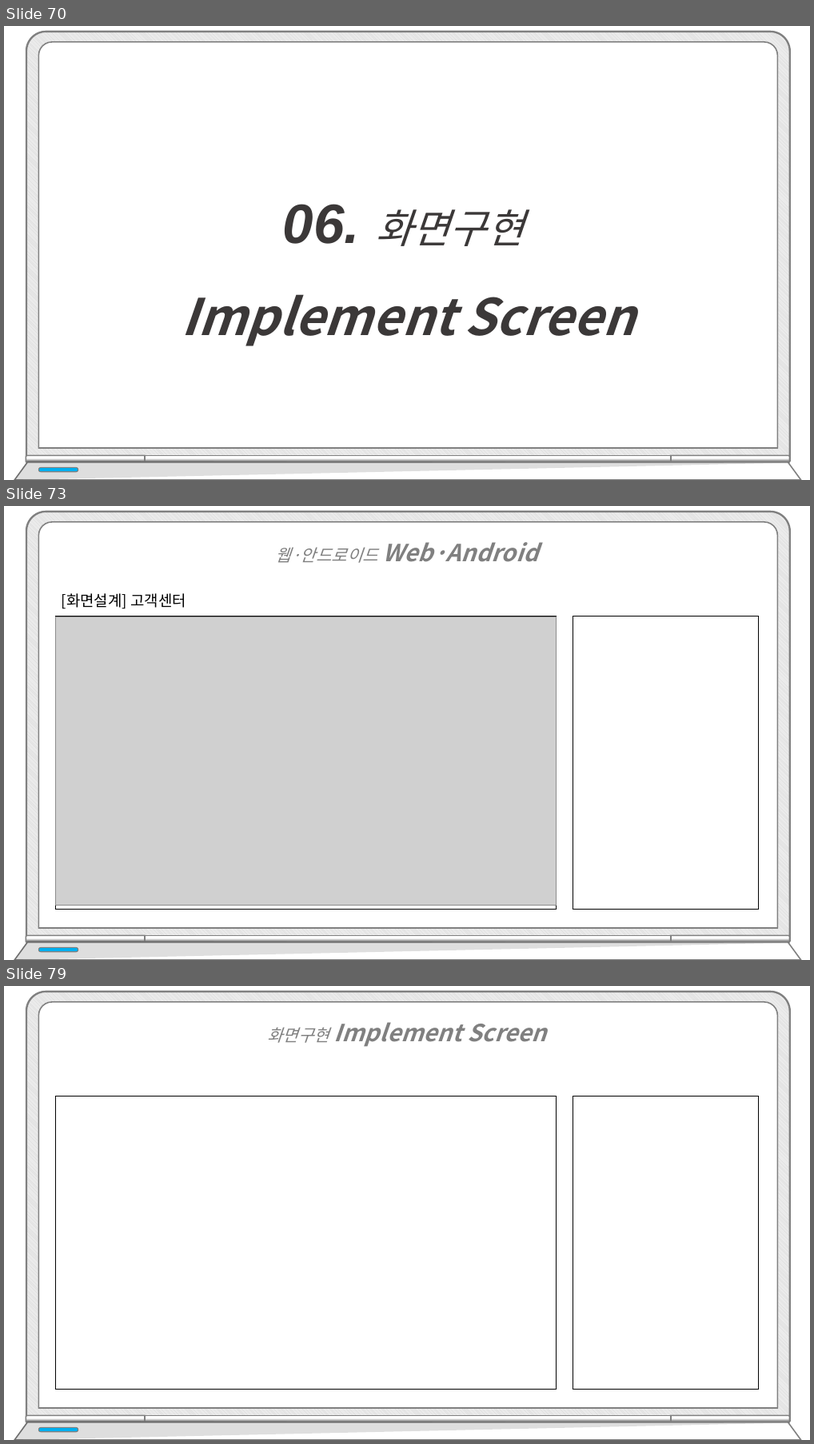
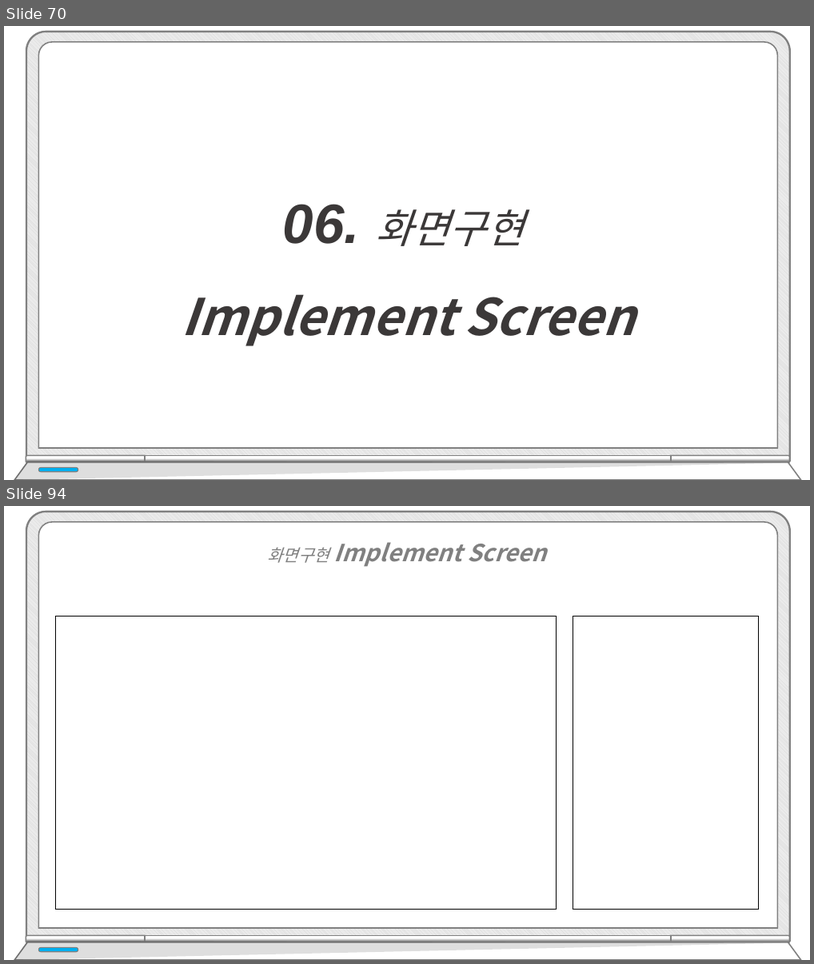
Before and after one commit to hhsw07/ezen-academy-projects, a slide deck: WebContent/발표/3차/프로젝트5_3차.pptx. Shown one above the other, each under a label of ours: slides 70, 73 and 79 before the commit, slides 70 and 94 after it; the slides between them are not shown. The pictures are 814x1444 and 814x964 pixels, drawn with LibreOffice and Linux fonts; fonts in the diff are those of the drawing; grey boxes stand for pictures; background and template pictures are left out. Boxes give left, top, right and bottom in pixels: in the first picture for what was removed or moved away, otherwise in the second. Text is boxed around its words. In the diff, an @@ line names an element or a change of style, - is before the commit and + after.

```diff
--- a/WebContent/발표/3차/프로젝트5_3차.pptx
+++ b/WebContent/발표/3차/프로젝트5_3차.pptx
@@ slide 73 removed at bbox=[4, 506, 810, 960], background #FFFFFF @@
@@ text removed at bbox=[276, 542, 539, 563] @@
-웹·안드로이드 Web·Android
@@ text removed at bbox=[62, 593, 186, 609] @@
-[화면설계] 고객센터
@@ rectangle removed at bbox=[55, 616, 556, 909] @@
@@ picture removed at bbox=[56, 616, 556, 905] @@
@@ rectangle removed at bbox=[574, 616, 759, 909] @@
@@ group removed at bbox=[14, 512, 802, 960]: 5 round same rects, 2 freeform shapes, 1 rounded rectangle @@
@@ what was slide 79 is now slide 94 @@
```
Also in this commit, not shown: 7 slides changed, 16 slides added.
